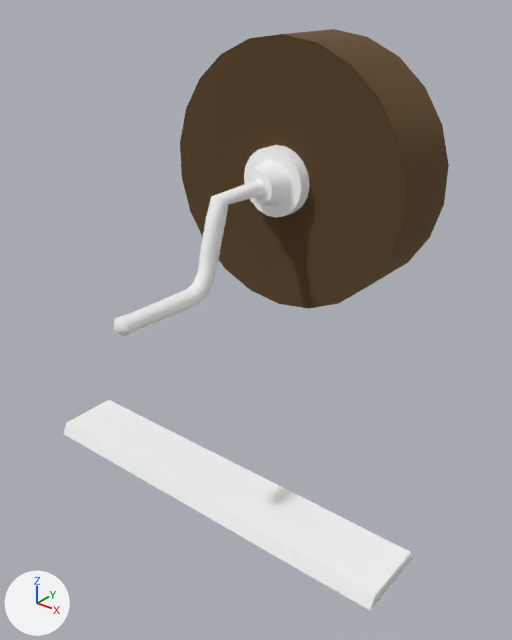
What one commit did to the glTF model assets/models/props/whetstone_wheel.glb.
The view is the same before and after, from a 50 mm camera at (0.912, -1.244, 0.406) aimed at (0.03, -0.141, -0.278). Lighting does not change. The marker at lower left points along +X, +Y and +Z. The picture after the commit comes second. Vertices at exactly the same position are counted once.

The scene before the commit, as lines of its bpy script (objects in view):
```python
me_cube_001 = bpy.data.meshes.new('Cube.001')
me_cube_001.from_pydata(...)  # 264 vertices, 480 faces; spans x -0.478..0.466, y -0.5..0.257, z -0.7..0.3
# faces by material slot: [12, 384, 84]
me_cube_001.materials.append(mat_mi_trim_furniture)
me_cube_001.materials.append(mat_mi_trim_metal)
me_cube_001.materials.append(mat_mi_trim_props_vertex)
ob_whetstone_001 = bpy.data.objects.new('Whetstone.001', me_cube_001)
ob_whetstone_001.location = (0.0, 0.0, 0.0)
```
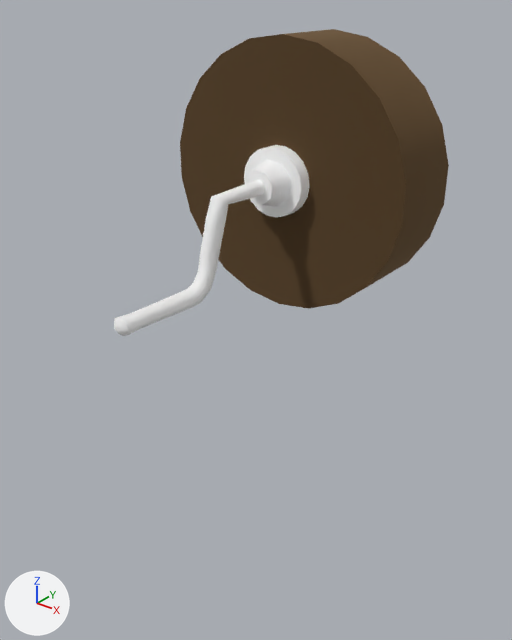
The change in detail:
me_cube_001 is used by ob_whetstone_001; location (0.0, 0.0, 0.0).
me_cube_001 had 264 vertices, 480 faces and spanned x -0.478..0.466, y -0.5..0.257, z -0.7..0.3.
me_cube_001 no longer uses material mat_mi_trim_furniture.
me_cube_001 now has 252 vertices, 468 faces and spans x -0.309..0.295, y -0.5..0.257, z -0.295..0.3.
me_cube_001 part 1: the loose piece of 12 vertices spanning x -0.478..0.466, y -0.331..-0.154, z -0.7..-0.67 is deleted.

Location of each change, (x1, y1, x2, y2) in pixels of the pictures (512 x 640 px):
'Whetstone.001', reshaped (13% narrower, 47% shorter)
    before: (64, 29, 449, 611)
    after: (114, 29, 449, 336)
part 1 of me_cube_001, deleted
    before: (64, 400, 413, 611)
